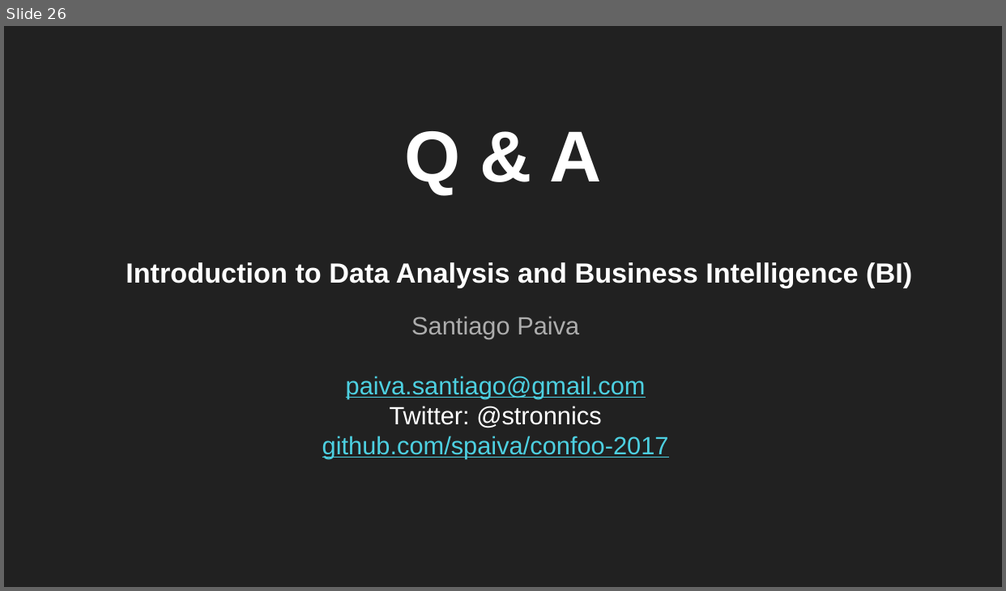
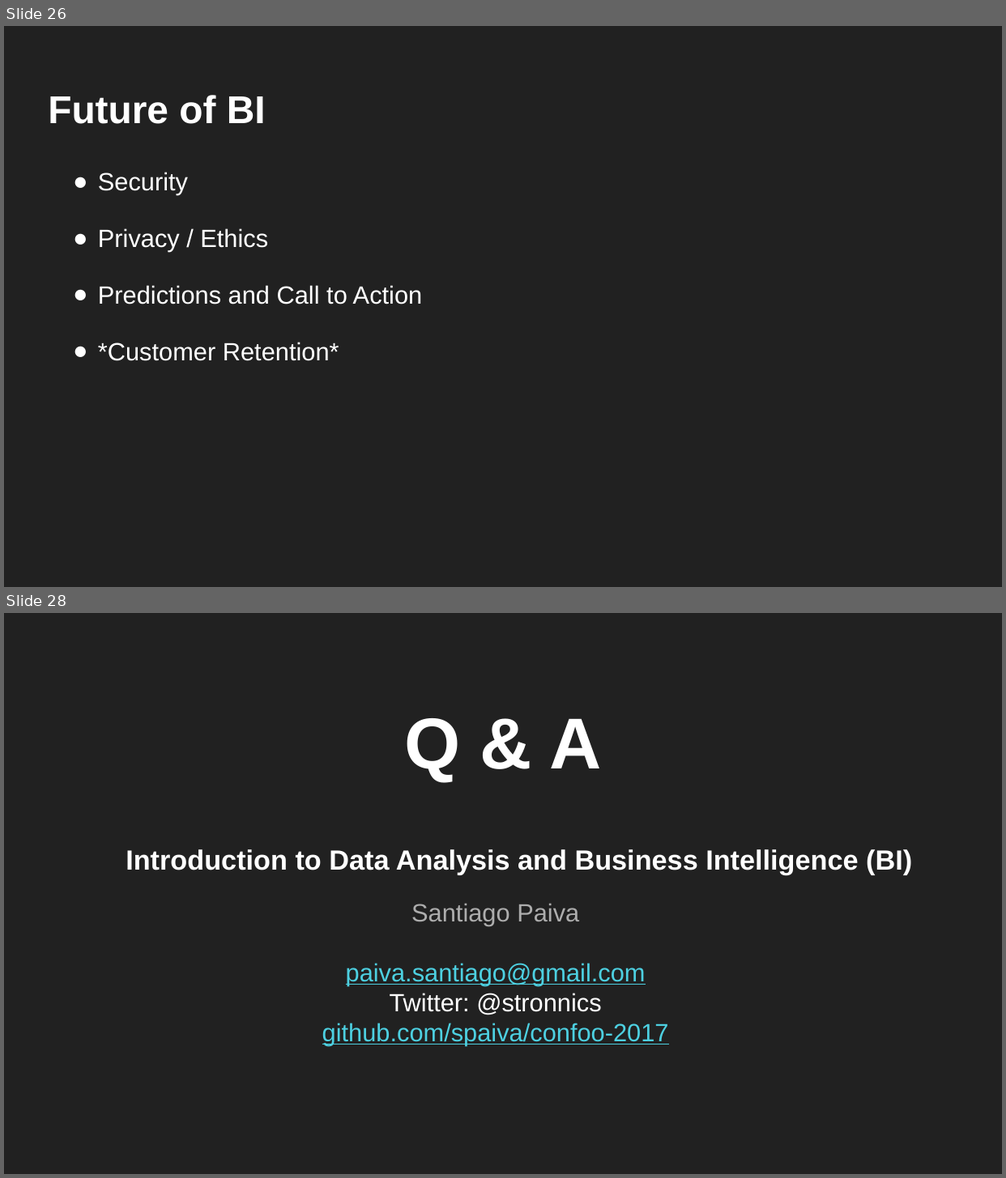
Before and after one commit to paiva/confoo-2017, a slide deck: Introduction to Data Analysis and Business Intelligence.pptx. Shown one above the other, each under a label of ours: slide 26 before the commit, slides 26 and 28 after it; the slides between them are not shown. The pictures are 1006x591 and 1006x1178 pixels, drawn with LibreOffice and Linux fonts; fonts in the diff are those of the drawing. Boxes give left, top, right and bottom in pixels: in the first picture for what was removed or moved away, otherwise in the second. Text is boxed around its words. In the diff, an @@ line names an element or a change of style, - is before the commit and + after.

```diff
--- a/Introduction to Data Analysis and Business Intelligence.pptx
+++ b/Introduction to Data Analysis and Business Intelligence.pptx
@@ slide 26 added at box(4, 26, 1002, 587), background #212121 @@
@@ title added at box(48, 95, 266, 124), 28 pt, text #FFFFFF, bold @@
+Future of BI
@@ text added at box(98, 172, 423, 361), 18 pt, text #FFFFFF @@
+● Security
+● Privacy / Ethics
+● Predictions and Call to Action
+● *Customer Retention*
@@ what was slide 26 is now slide 28 @@
```
Also in this commit, not shown: 2 slides changed, 1 other slide added, 1 other file.
